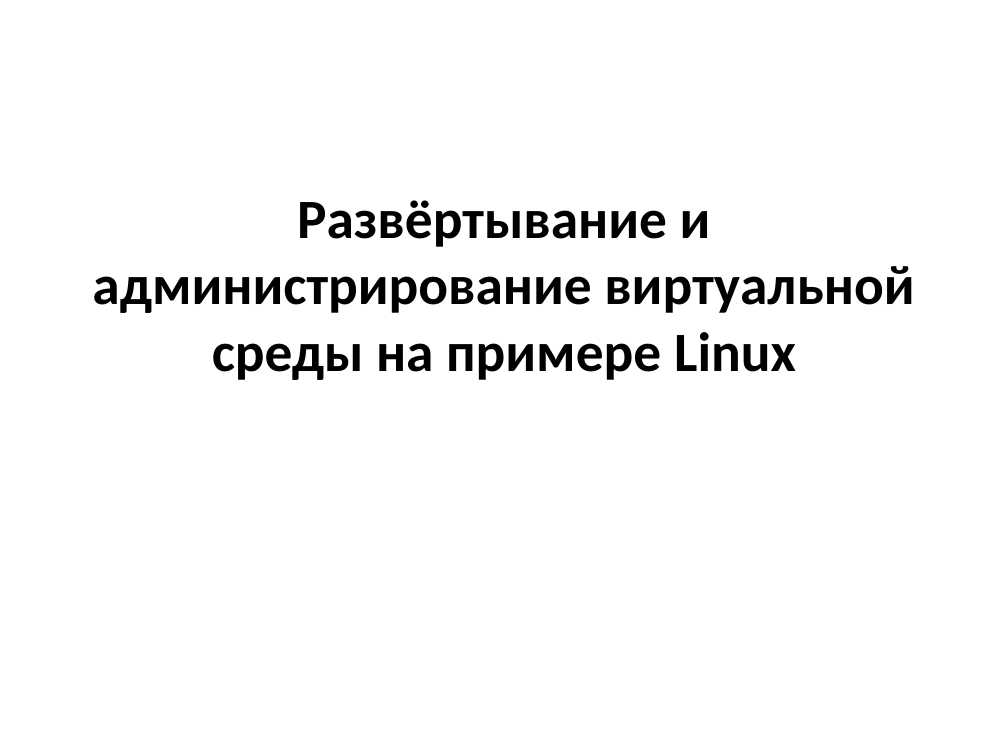
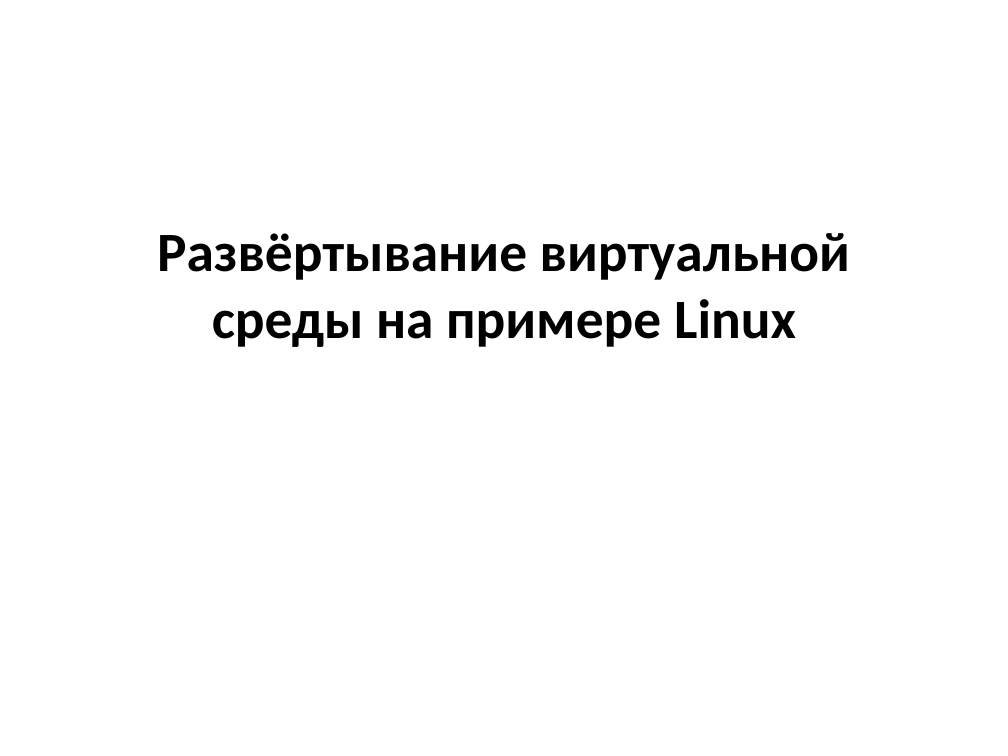
Before and after one commit to mbdatateach/site, a slide deck: slide 1 of РВиП/Контрольная №1.pptx. Drawn at 1008x756 pixels with LibreOffice and Linux fonts; fonts in the diff are those of the drawing. Boxes give left, top, right and bottom in pixels: in the first picture for what was removed or moved away, otherwise in the second. Text is boxed around its words. In the diff, an @@ line names an element or a change of style, - is before the commit and + after.

```diff
--- a/РВиП/Контрольная №1.pptx
+++ b/РВиП/Контрольная №1.pptx
@@ title at (157, 233, 850, 347): text changed @@
-Развёртывание и администрирование виртуальной среды на примере Linux
+Развёртывание виртуальной среды на примере Linux
```
Also in this commit, not shown: 1 other slide changed, 8 other files.
